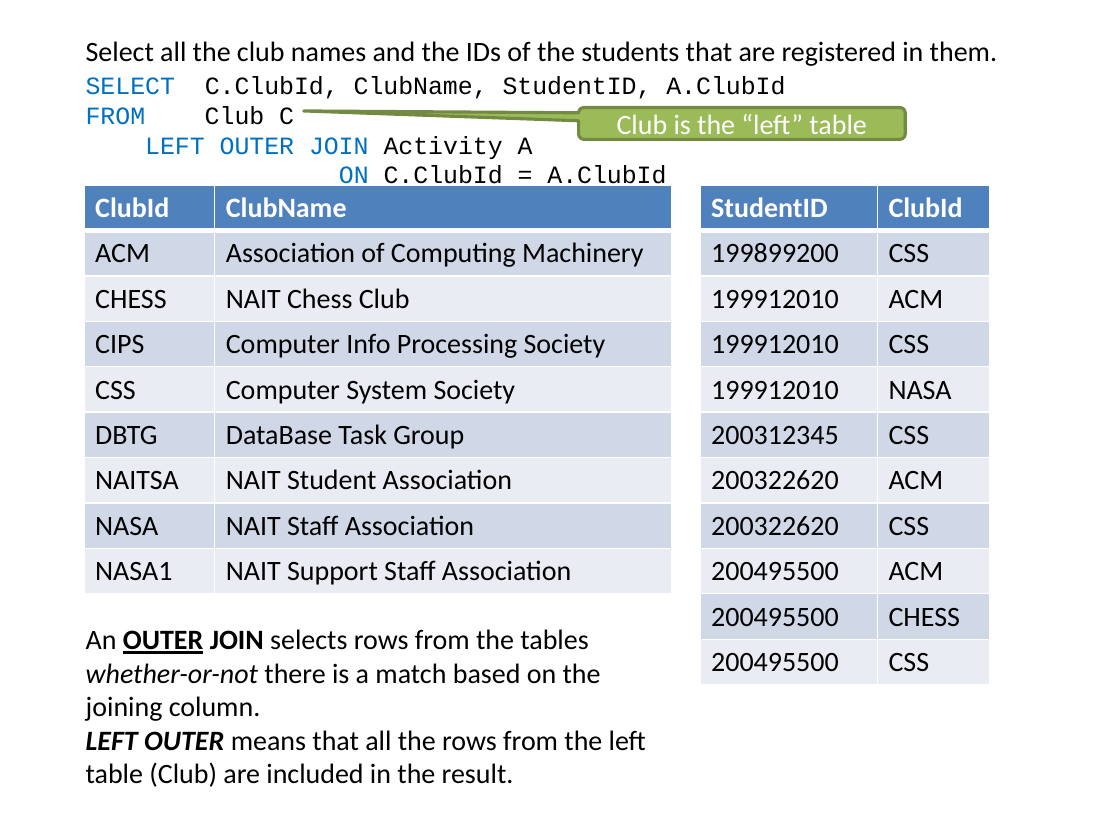
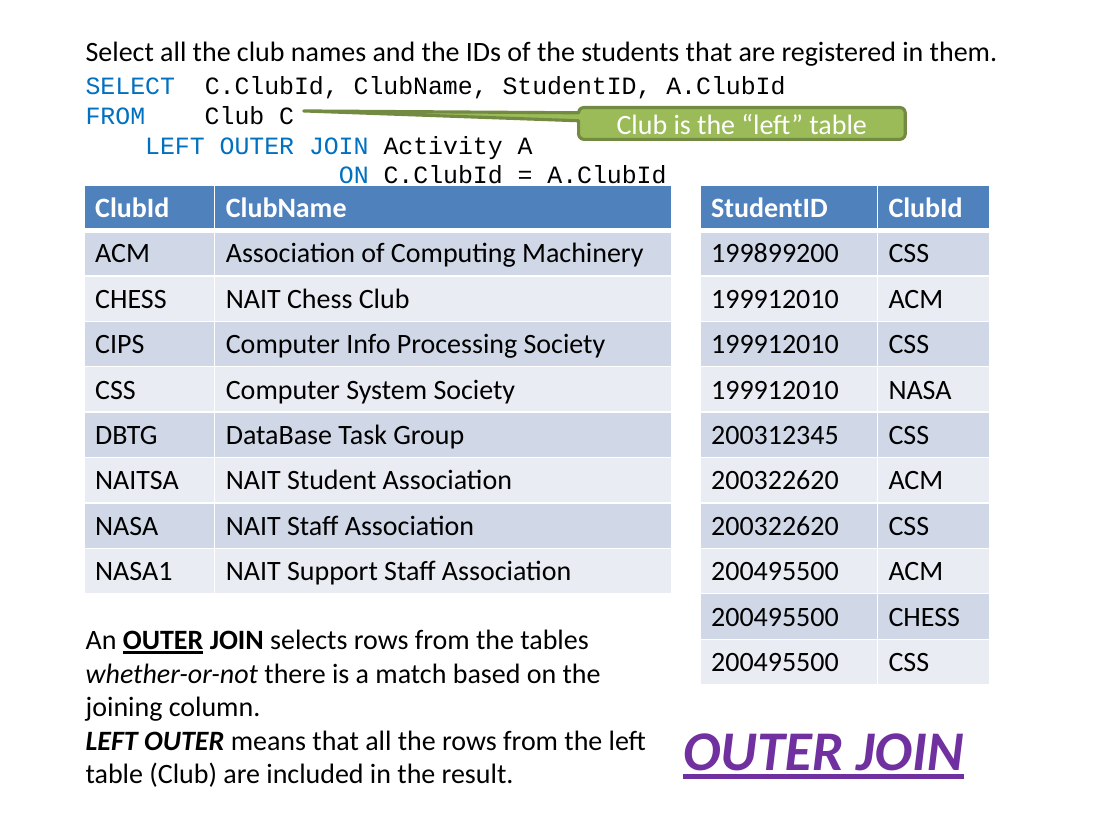
Before and after one commit to DMIT-1508/sep-2022-a03-workbook-dgilleland, a slide deck: slide 14 of SQL/Visualizing IQSchool SELECT Statements.pptx (slide 13 before the commit). Drawn at 1120x840 pixels with LibreOffice and Linux fonts; fonts in the diff are those of the drawing. Boxes give left, top, right and bottom in pixels: in the first picture for what was removed or moved away, otherwise in the second. Text is boxed around its words. In the diff, an @@ line names an element or a change of style, - is before the commit and + after.

```diff
--- a/SQL/Visualizing IQSchool SELECT Statements.pptx
+++ b/SQL/Visualizing IQSchool SELECT Statements.pptx
@@ text added at <box>683,733,964,779</box>, 36 pt, text #7030A0, bold, italic, underline @@
+OUTER JOIN
```
Also in this commit, not shown: 6 other slides changed, 3 slides added, 1 slide removed.
